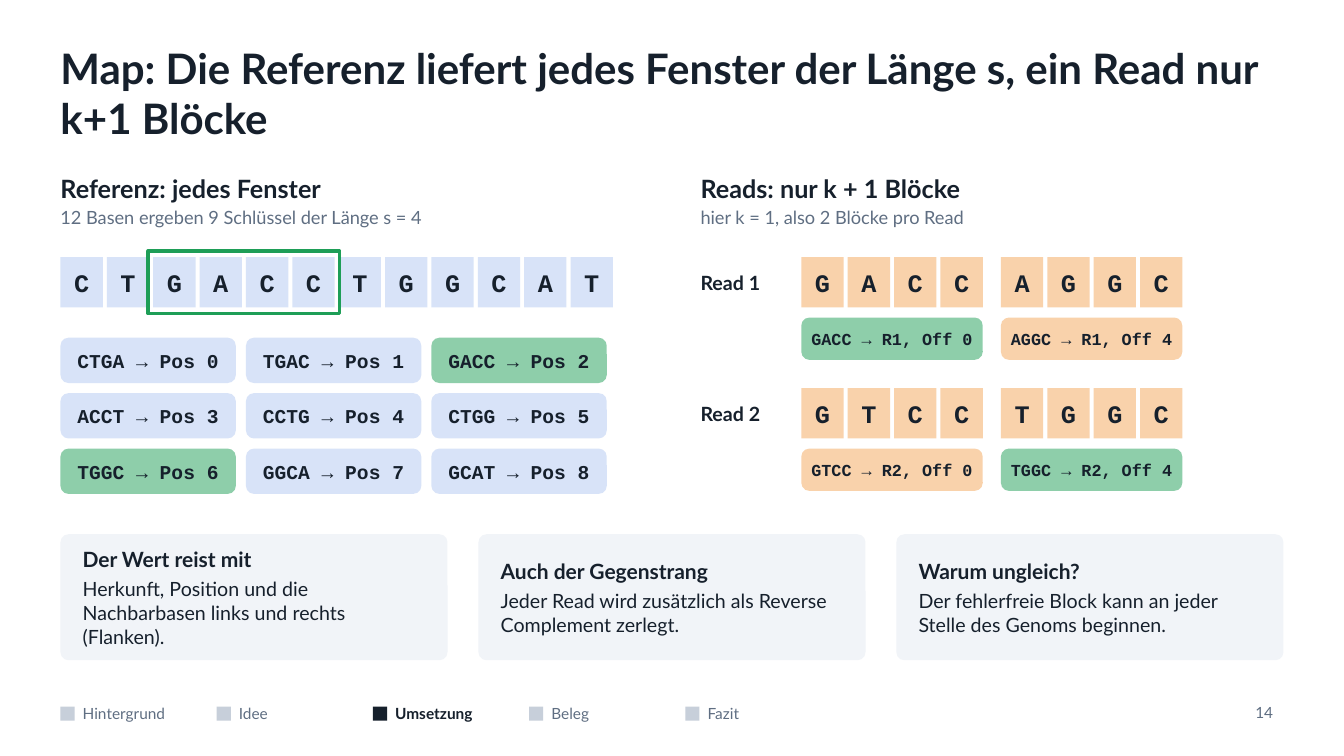
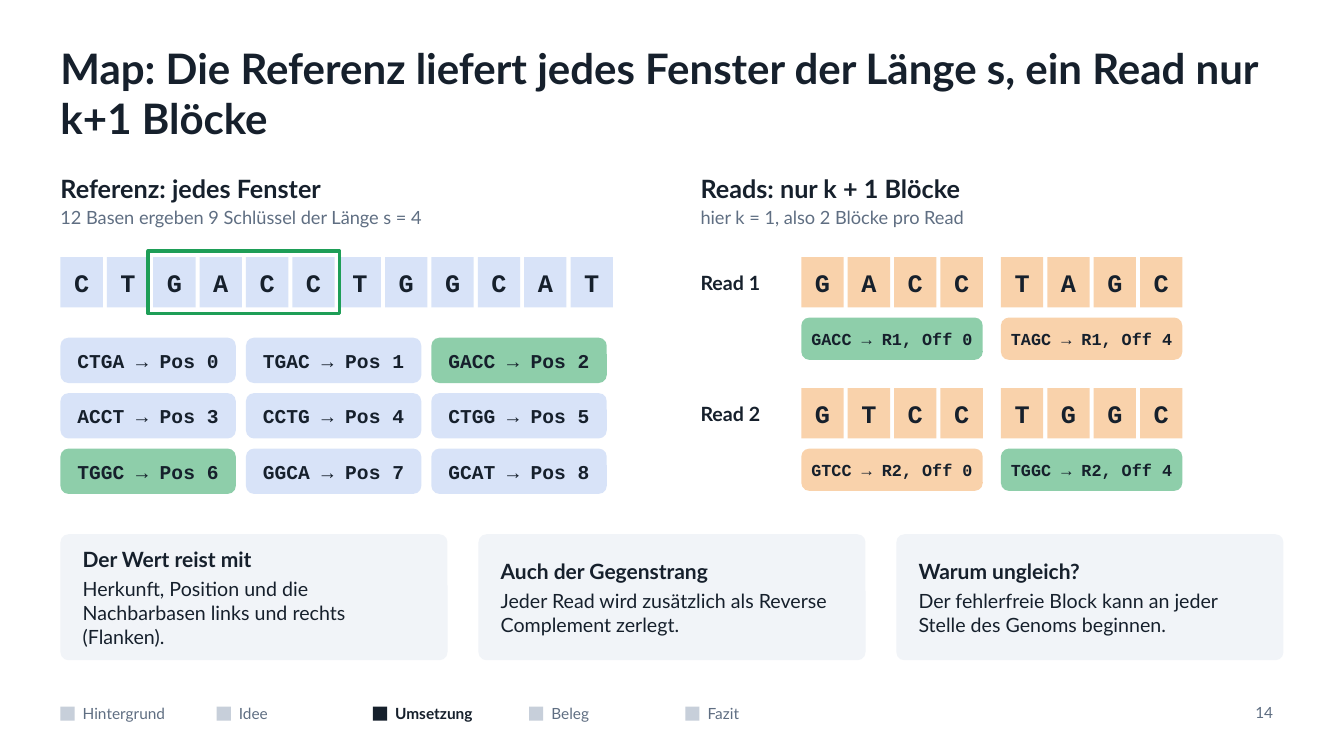
Before and after one commit to mawehl/BigData, a slide deck: slide 14 of CloudBurst_Vortrag.pptx. Drawn at 1344x756 pixels with LibreOffice and Linux fonts; fonts in the diff are those of the drawing. Boxes give left, top, right and bottom in pixels: in the first picture for what was removed or moved away, otherwise in the second. Text is boxed around its words. In the diff, an @@ line names an element or a change of style, - is before the commit and + after.

```diff
--- a/CloudBurst_Vortrag.pptx
+++ b/CloudBurst_Vortrag.pptx
@@ rectangle added at (1001, 257, 1044, 308), fill #F08A24 at 38% opacity, 18 pt, text #16202C, bold @@
+T
@@ rectangle "A": place and size @@
-rectangle "A" at (1001, 257, 1044, 308)
+rectangle "A" at (1048, 257, 1090, 308)
@@ rectangle removed at (1048, 257, 1090, 308) @@
-G
@@ text in rounded rectangle at (1011, 332, 1172, 348): text changed @@
-AGGC → R1, Off 4
+TAGC → R1, Off 4
```
Also in this commit, not shown: 3 other slides changed, 1 other file.
